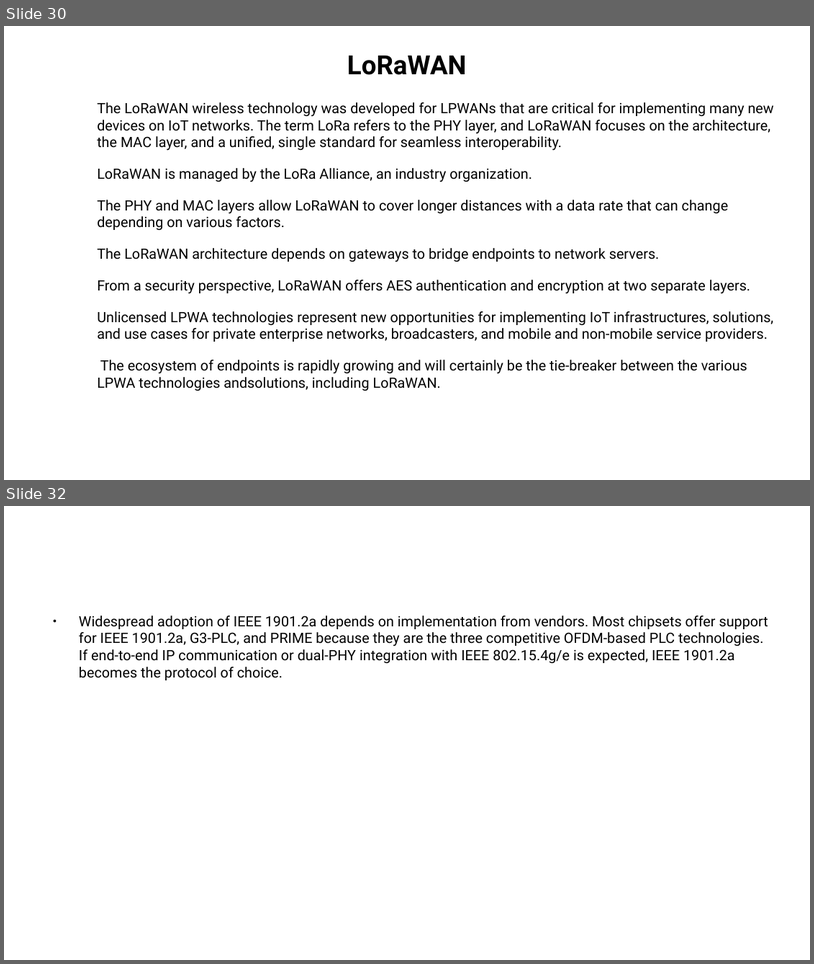
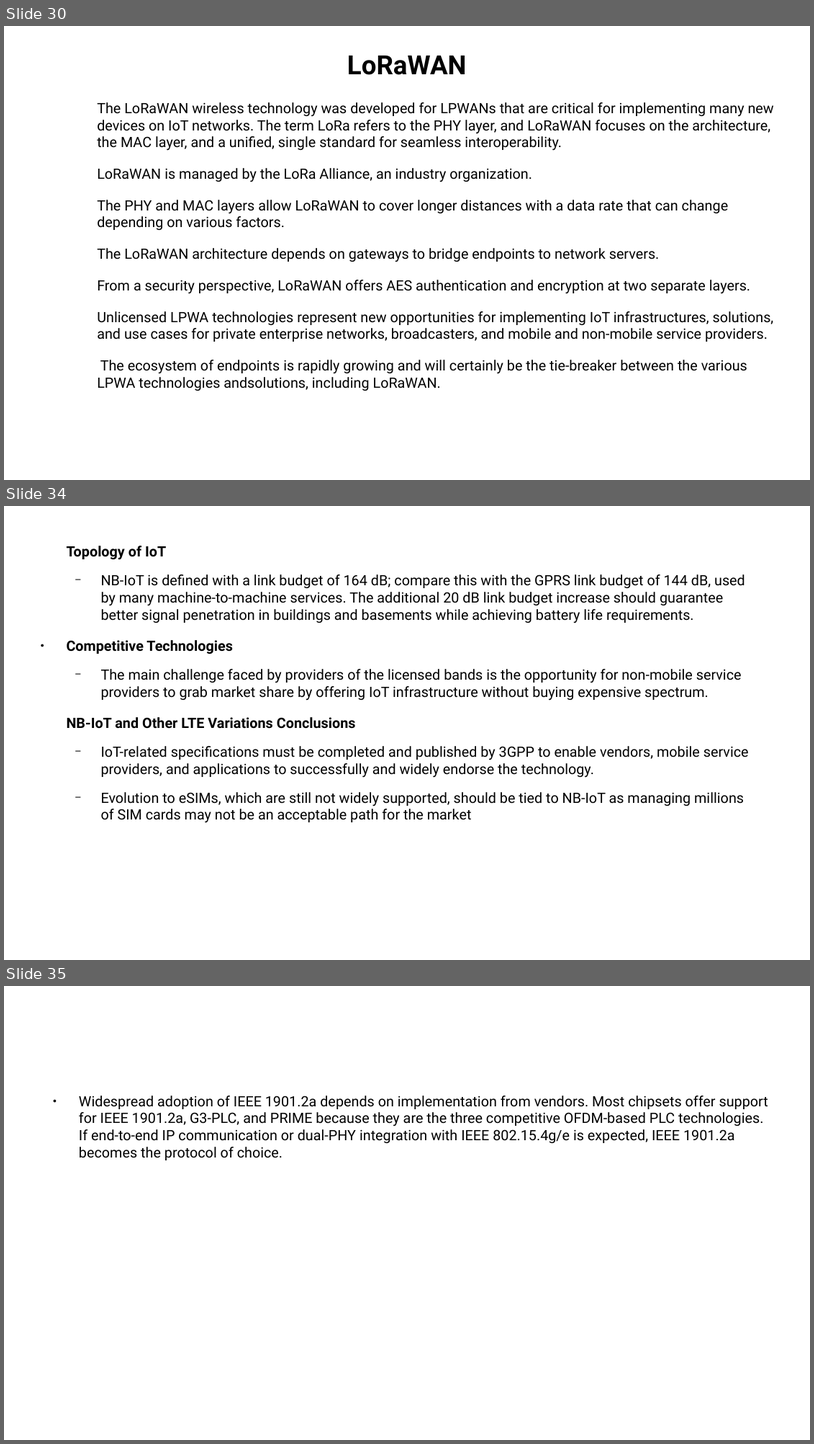
Before and after one commit to Dihfahsih1/Masters-Software-Engineering, a slide deck: yr-sem1/IoT/chapter-4-slides.odp. Shown one above the other, each under a label of ours: slides 30 and 32 before the commit, slides 30, 34 and 35 after it; the slides between them are not shown. The pictures are 814x964 and 814x1444 pixels, drawn with LibreOffice and Linux fonts; fonts in the diff are those of the drawing. Boxes give left, top, right and bottom in pixels: in the first picture for what was removed or moved away, otherwise in the second. Text is boxed around its words. In the diff, an @@ line names an element or a change of style, - is before the commit and + after.

```diff
--- a/yr-sem1/IoT/chapter-4-slides.odp
+++ b/yr-sem1/IoT/chapter-4-slides.odp
@@ slide 34 added at [4, 506, 810, 960], background #FFFFFF @@
@@ text added at [67, 546, 749, 823], 14 pt, text #000000 @@
+Topology of IoT
+  − NB-IoT is defined with a link budget of 164 dB; compare this with the GPRS link budget of 144 dB, used by many machine-to-machine services. The additional 20 dB link budget increase should guarantee better signal penetration in buildings and basements while achieving battery life requirements.
+● Competitive Technologies
+  − The main challenge faced by providers of the licensed bands is the opportunity for non-mobile service providers to grab market share by offering IoT infrastructure without buying expensive spectrum.
+NB-IoT and Other LTE Variations Conclusions
+  − IoT-related specifications must be completed and published by 3GPP to enable vendors, mobile service providers, and applications to successfully and widely endorse the technology.
+  − Evolution to eSIMs, which are still not widely supported, should be tied to NB-IoT as managing millions of SIM cards may not be an acceptable path for the market
@@ what was slide 32 is now slide 35 @@
```
Also in this commit, not shown: 1 slide changed, 2 other slides added, 6 other files.
